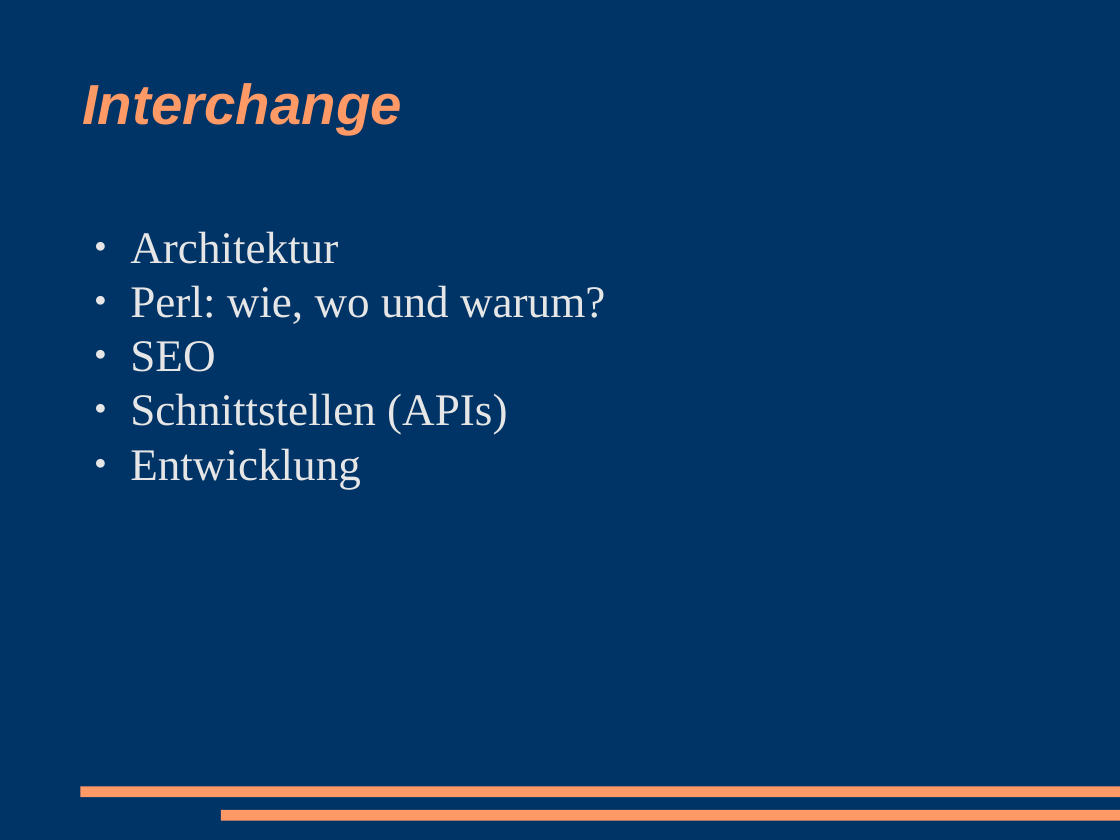
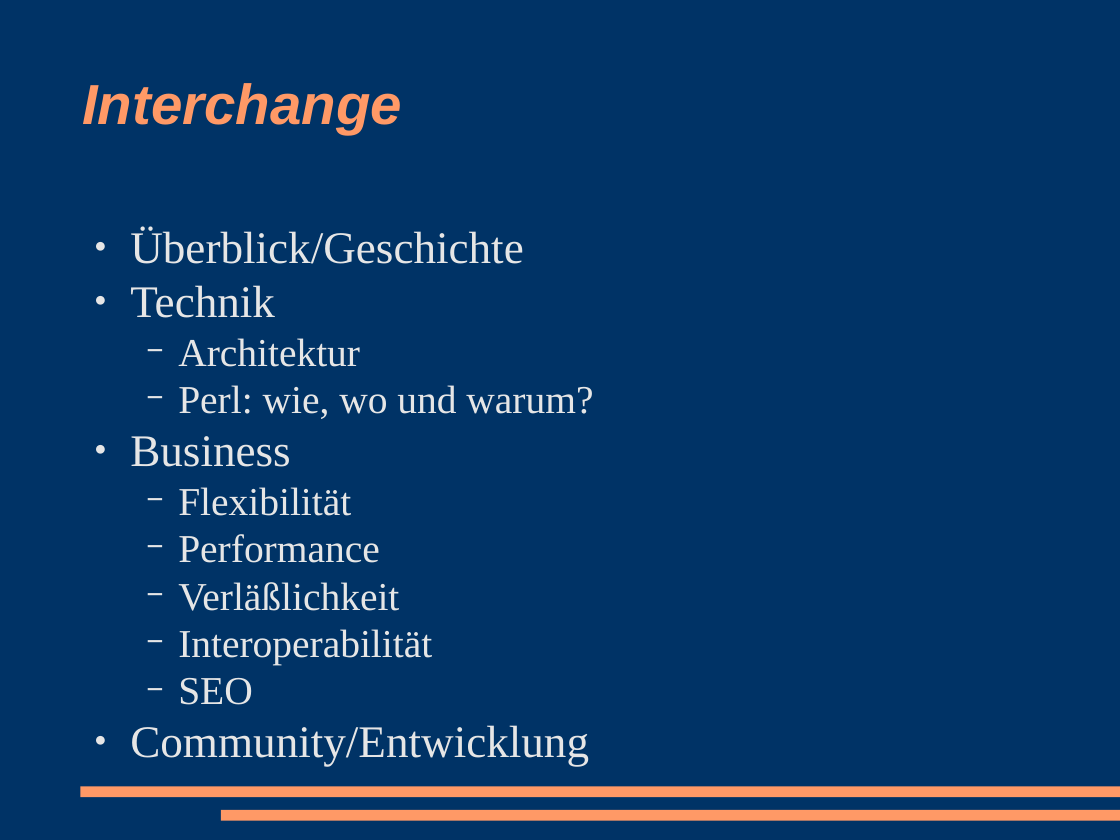
Before and after one commit to racke/Presentations, a slide deck: slide 2 of cebit2009/interchange.odp (slide 3 before the commit). Drawn at 1120x840 pixels with LibreOffice and Linux fonts; fonts in the diff are those of the drawing. Boxes give left, top, right and bottom in pixels: in the first picture for what was removed or moved away, otherwise in the second. Text is boxed around its words. In the diff, an @@ line names an element or a change of style, - is before the commit and + after.

```diff
--- a/cebit2009/interchange.odp
+++ b/cebit2009/interchange.odp
@@ text at (130, 228, 523, 318): paragraphs added @@
+● Überblick/Geschichte
+● Technik
@@ text at (178, 338, 593, 705): size 32 to 28 pt in "Architektur", "Perl: wie, wo und warum?", "SEO"; bullet ● to −; list level 1 to 2 in "Architektur"; list level 1 to 2 in "Perl: wie, wo und warum?"; list level 1 to 2 in "SEO" @@
@@ text at (130, 436, 432, 665): paragraphs added @@
+● Business
+  − Flexibilität
+  − Performance
+  − Verläßlichkeit
+  − Interoperabilität
@@ text at (130, 725, 589, 767): text changed @@
-● Schnittstellen (APIs)
-● Entwicklung
+● Community/Entwicklung
```
Also in this commit, not shown: 12 other slides changed, 12 slides added, 8 slides removed, 6 other files.
